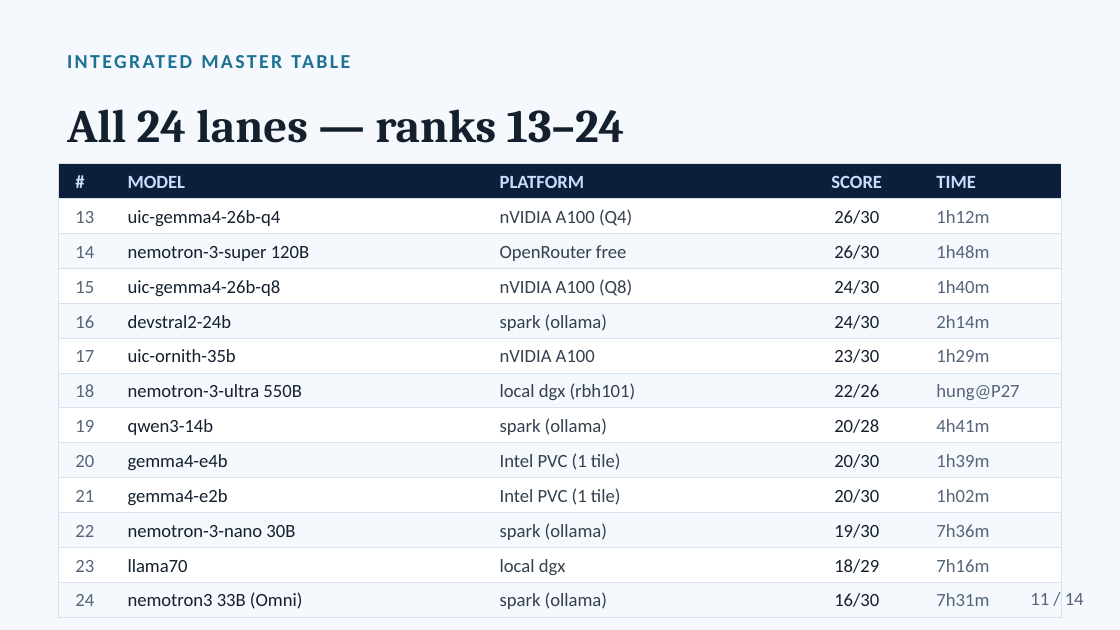
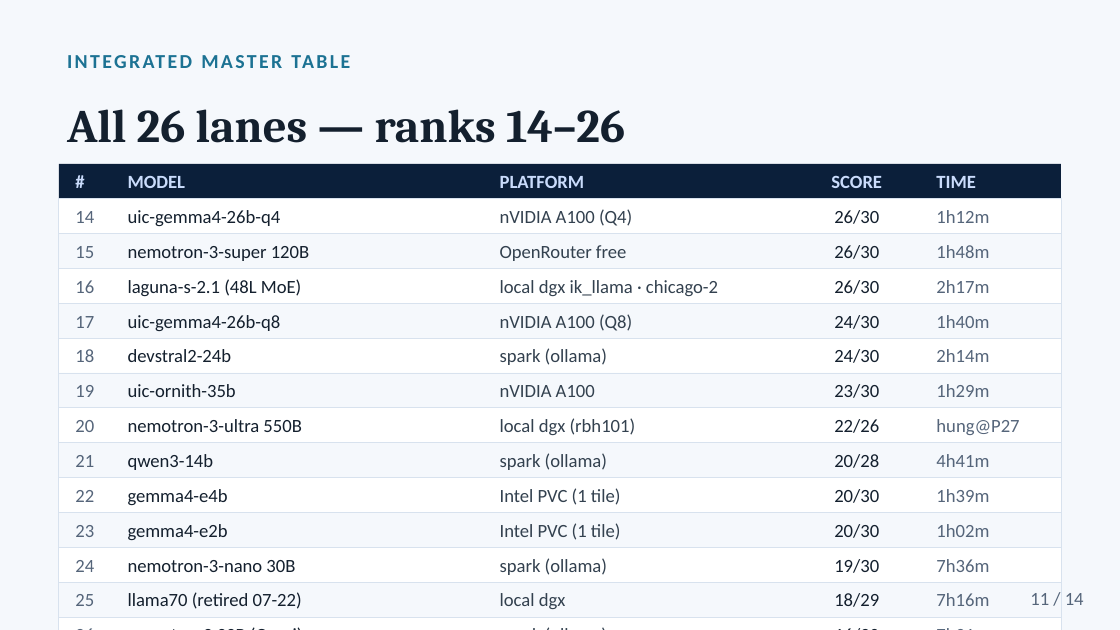
Before and after one commit to rick-stevens-ai/pi-30, a slide deck: slide 11 of deck/pi30_Fleet_Benchmark.pptx. Drawn at 1120x630 pixels with LibreOffice and Linux fonts; fonts in the diff are those of the drawing. Boxes give left, top, right and bottom in pixels: in the first picture for what was removed or moved away, otherwise in the second. Text is boxed around its words. In the diff, an @@ line names an element or a change of style, - is before the commit and + after.

```diff
--- a/deck/pi30_Fleet_Benchmark.pptx
+++ b/deck/pi30_Fleet_Benchmark.pptx
@@ text at [67,109,625,143]: text changed @@
-All 24 lanes — ranks 13–24
+All 26 lanes — ranks 14–26
@@ text removed at [75,211,94,223] @@
-13
@@ text added at [128,279,301,296], 16 pt, text #14202E @@
+laguna-s-2.1 (48L MoE)
@@ text added at [500,280,718,296], 16 pt, text #33414F @@
+local dgx ik_llama · chicago-2
@@ text at [834,280,879,294]: text changed @@
-24/30
+26/30
@@ text added at [936,280,989,293], 16 pt, text #55657A @@
+2h17m
@@ 11 texts: place and size @@
-11 texts at [75,246,94,606]
+11 texts at [75,211,94,572]
@@ text at [834,349,879,363]: text changed @@
-23/30
+24/30
@@ 28 texts: place and size @@
-28 texts at [128,279,1019,609]
+28 texts at [119,314,1050,630]
@@ text added at [834,384,879,398], 16 pt, text #14202E @@
+23/30
@@ text removed at [834,419,879,433] @@
-20/28
@@ text at [834,454,879,468]: text changed @@
-20/30
+20/28
@@ text at [128,489,228,505]: text changed @@
-gemma4-e2b
+gemma4-e4b
@@ text at [128,524,228,540]: text changed @@
-gemma4-e4b
+gemma4-e2b
@@ text "Intel PVC (1 tile)": place and size @@
-text "Intel PVC (1 tile)" at [500,453,621,470]
+text "Intel PVC (1 tile)" at [500,523,621,540]
@@ text at [834,524,879,538]: text changed @@
-19/30
+20/30
@@ text added at [834,559,879,573], 16 pt, text #14202E @@
+19/30
@@ text added at [75,594,94,606], 16 pt, text #55657A @@
+25
@@ text at [128,592,302,609]: text changed @@
-llama70
+llama70 (retired 07-22)
@@ rectangle added at [59,617,1061,630], fill #FFFFFF, outline #D8E2EE 0.5 pt @@
@@ text added at [67,617,118,630], 16 pt, text #55657A @@
+26
```
Also in this commit, not shown: 3 other slides changed, 5 other files.
